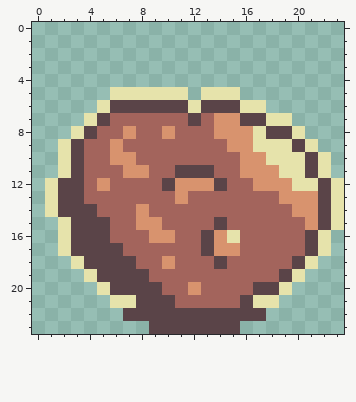
Two versions of one pixel-art sprite, gfx/HollowMoon/pngs_normal_24x24/terrain/t_shrub/t_shrub_season_autumn.png. Above is the file before it was changed.
The file is 24x24 pixels.
Now the later version:
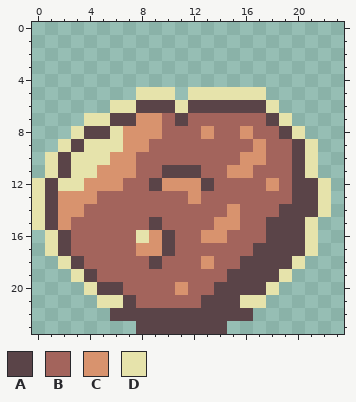
Palette (. is transparent): A #5a4448  B #a3645c  C #d8936e  D #e6e3ab
Commit message: t_shrub rotate for sun
Diff:
Changed rows in their new state; - is an unchanged pixel.
first column x 0:
 5 ------..---.D---DD------
 6 -----.DD---DA---AAD-----
 7 -----DAACC-AB-BBBBA-----
 8 -----AD-CCB--CBB-BB-----
 9 ----DDDCC------BBCBB----
10 -DADDD------------BBAD.-
11 -DADDCC-B-A--B-C-BBBAD.-
12 DADDC-C--AC--AB--B-BAAD.
13 DACCC------BC------BAAD.
14 DACCB---B------C---AAAD.
15 DACBBB--BA----CC--AAAD..
16 -DABBB--D-A--C-B--AAAD.-
17 -DABBBB-CCA--BBB-AAAAD.-
18 --DABBBB-AB--CB-AAAAD.--
19 ---DABBBB------AAAAD.---
20 ----DA-BBB-CB-AAA-D.----
21 -----D-ABBB--AAAD-.-----
22 ------A----------.------
23 --------A------.--------
Pixel boxes of the changes (left, top, right, bottom) in both pictures:
changed: (32, 87, 344, 334)
